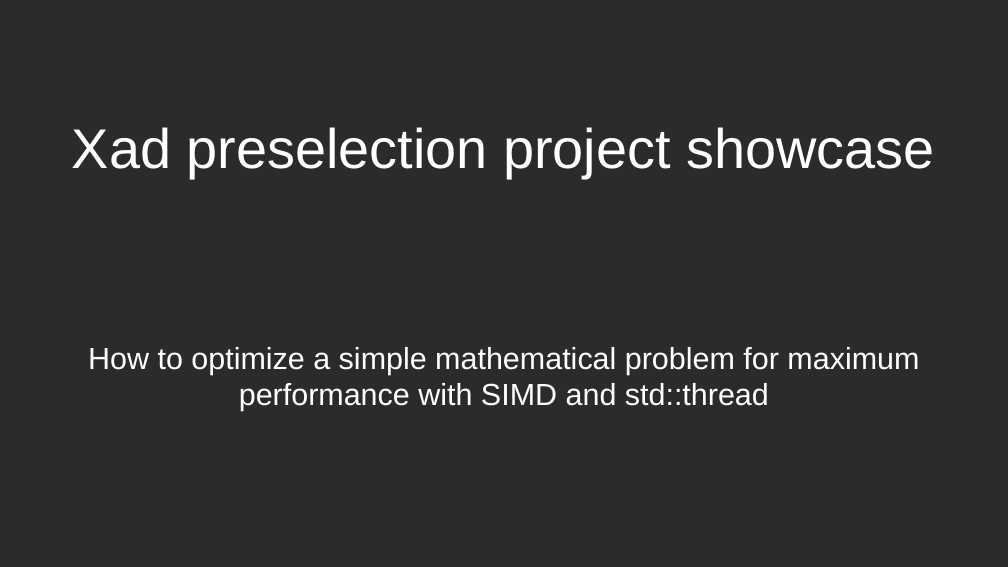
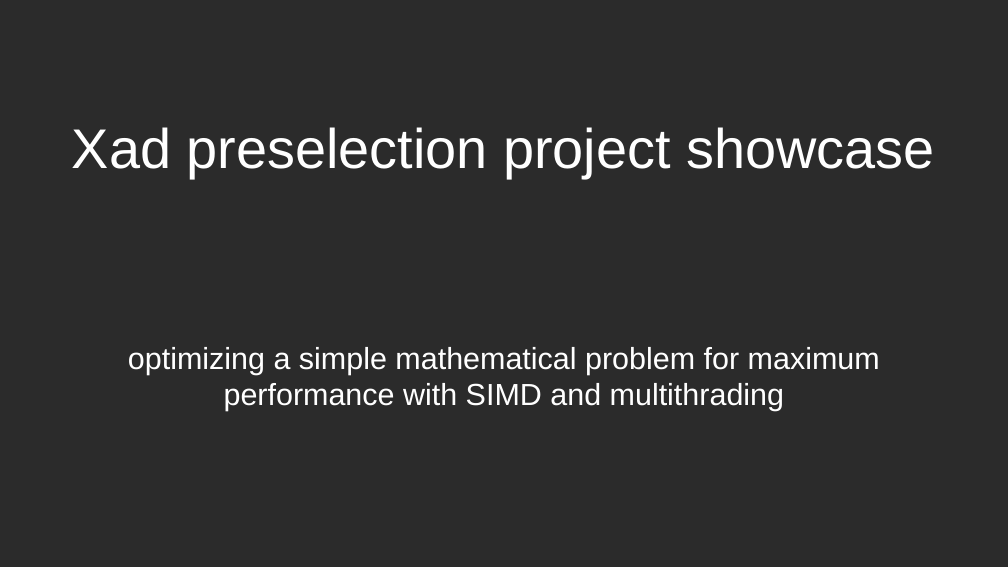
Before and after one commit to MajidAbdelilah/um6p_project_showcase, a slide deck: slide 1 of um6p_showcase.odp. Drawn at 1008x567 pixels with LibreOffice and Linux fonts; fonts in the diff are those of the drawing; background and template pictures are left out; a plain dark background stands for a picture behind light text. Boxes give left, top, right and bottom in pixels: in the first picture for what was removed or moved away, otherwise in the second. Text is boxed around its words. In the diff, an @@ line names an element or a change of style, - is before the commit and + after.

```diff
--- a/um6p_showcase.odp
+++ b/um6p_showcase.odp
@@ subtitle at (128, 347, 880, 411): text changed @@
-How to optimize a simple mathematical problem for maximum performance with SIMD and std::thread
+optimizing a simple mathematical problem for maximum performance with SIMD and multithrading
```
Also in this commit, not shown: 1 other slide changed.
